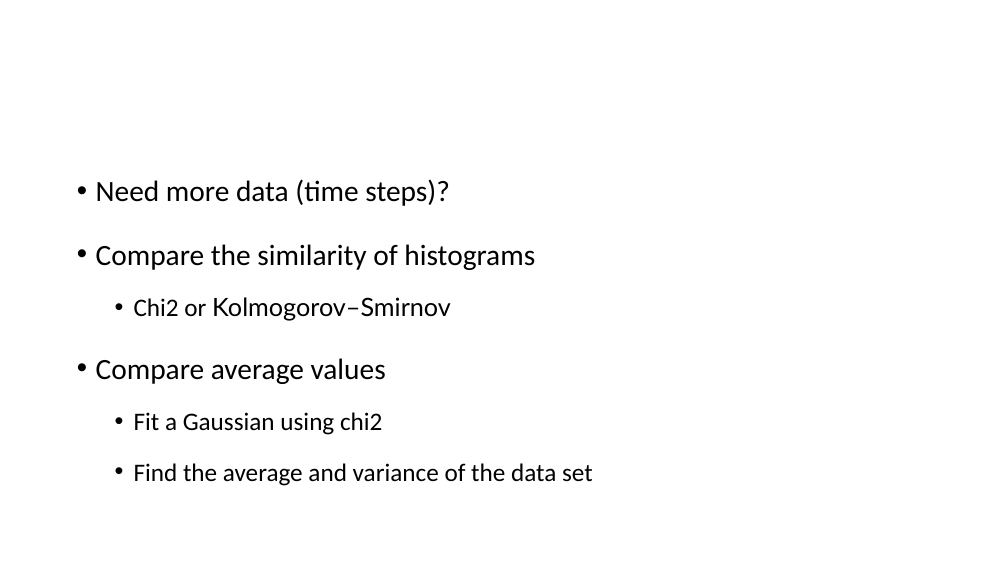
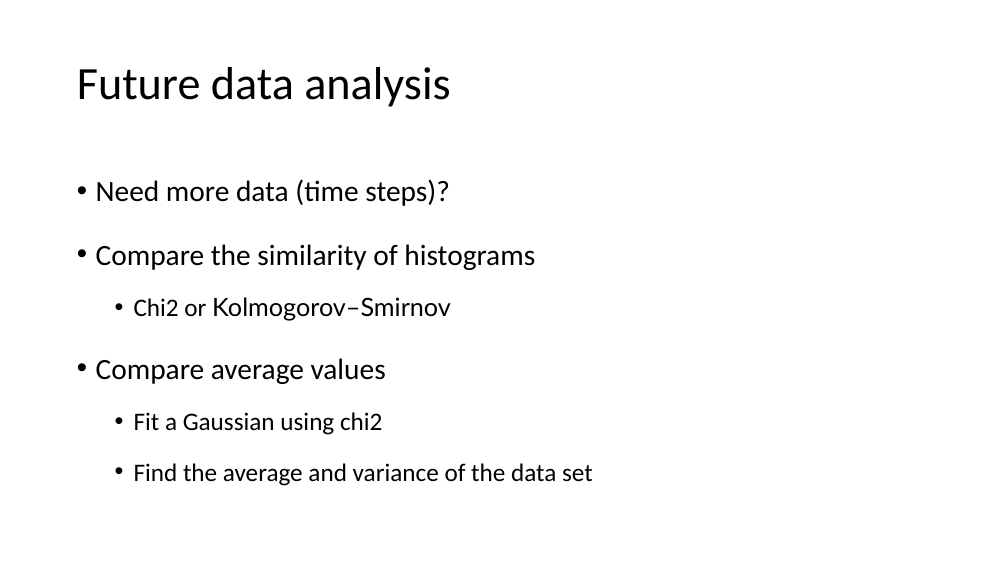
Before and after one commit to BirkDissing/Gemma_group, a slide deck: slide 13 of Master thesis/Meetings/26-02 Integrating gpaw and model, and comparing histograms.pptx. Drawn at 1008x567 pixels with LibreOffice and Linux fonts; fonts in the diff are those of the drawing. Boxes give left, top, right and bottom in pixels: in the first picture for what was removed or moved away, otherwise in the second. Text is boxed around its words. In the diff, an @@ line names an element or a change of style, - is before the commit and + after.

```diff
--- a/Master thesis/Meetings/26-02 Integrating gpaw and model, and comparing histograms.pptx
+++ b/Master thesis/Meetings/26-02 Integrating gpaw and model, and comparing histograms.pptx
@@ title added at (77,67,450,107), 44 pt, text #000000 @@
+Future data analysis
```
Also in this commit, not shown: 2 other slides changed, 3 other files.
